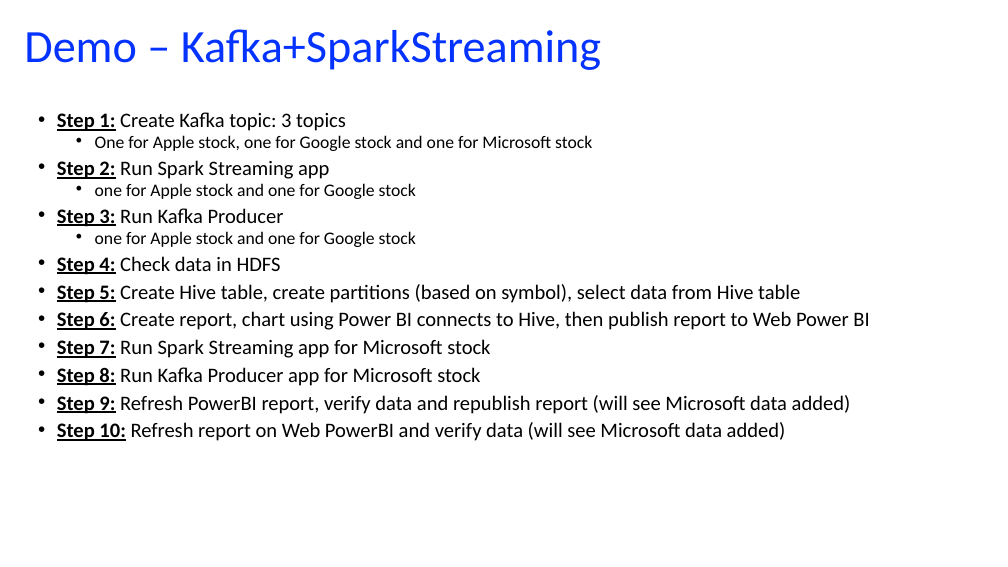
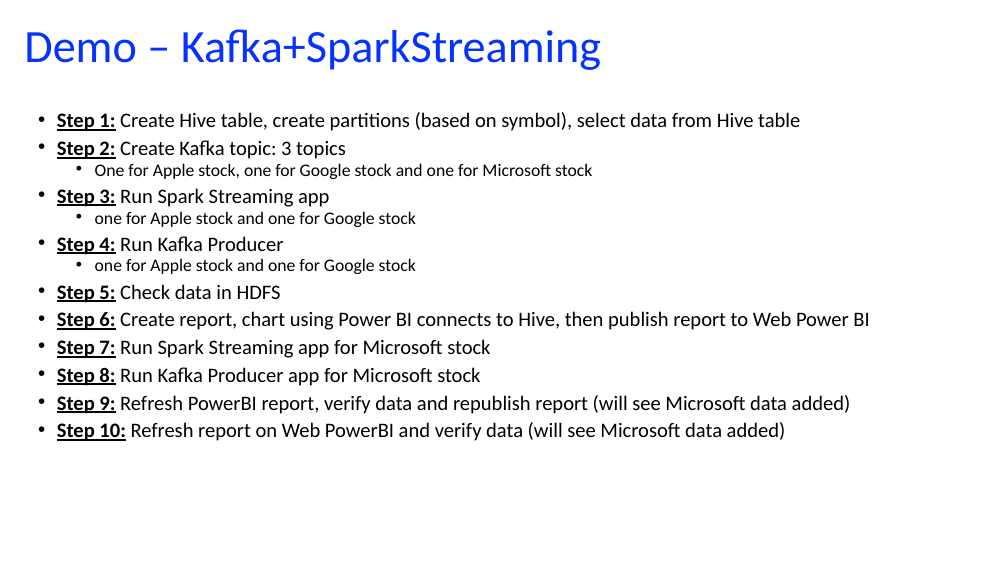
Before and after one commit to ngocbaosp/BDT, a slide deck: slide 7 of BDT Final Project Presentation.pptx. Drawn at 1008x567 pixels with LibreOffice and Linux fonts; fonts in the diff are those of the drawing. Boxes give left, top, right and bottom in pixels: in the first picture for what was removed or moved away, otherwise in the second. Text is boxed around its words. In the diff, an @@ line names an element or a change of style, - is before the commit and + after.

```diff
--- a/BDT Final Project Presentation.pptx
+++ b/BDT Final Project Presentation.pptx
@@ text at [57,112,800,159]: text changed @@
-• Step 1: Create Kafka topic: 3 topics
+• Step 1: Create Hive table, create partitions (based on symbol), select data from Hive table
+• Step 2: Create Kafka topic: 3 topics
@@ text at [57,188,329,207]: text changed @@
-• Step 2: Run Spark Streaming app
+• Step 3: Run Spark Streaming app
@@ text at [57,236,284,255]: text changed @@
-• Step 3: Run Kafka Producer
+• Step 4: Run Kafka Producer
@@ text at [57,284,281,303]: text changed @@
-• Step 4: Check data in HDFS
-• Step 5: Create Hive table, create partitions (based on symbol), select data from Hive table
+• Step 5: Check data in HDFS
```
Also in this commit, not shown: 4 other slides changed.
